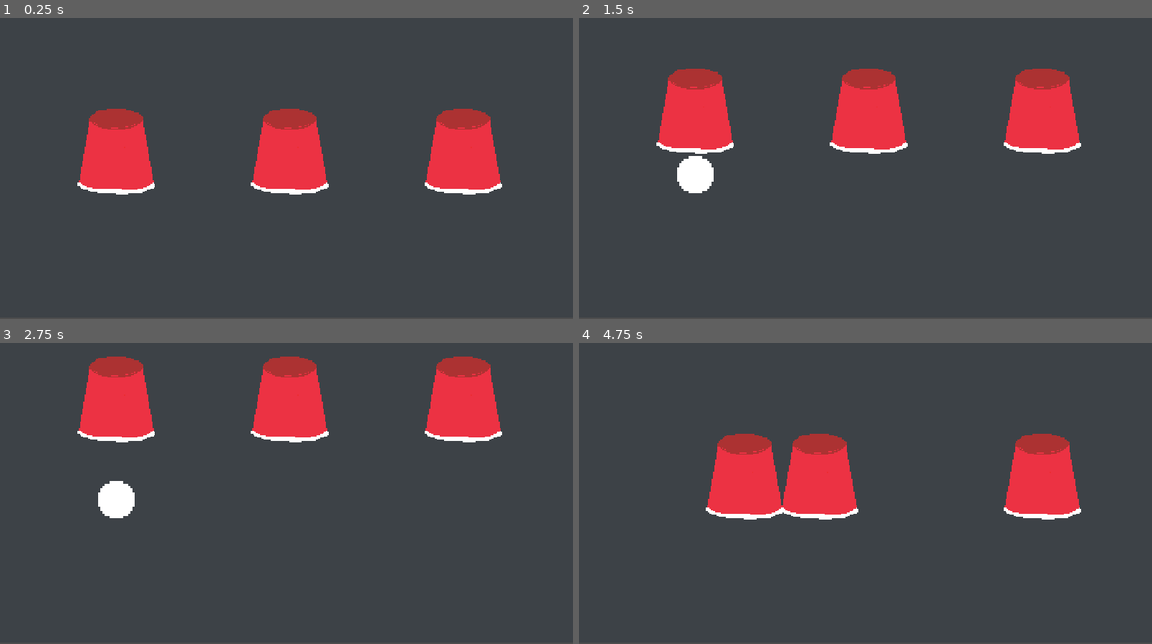
Above: before the commit, frames 1-4 (two rows, left to right).
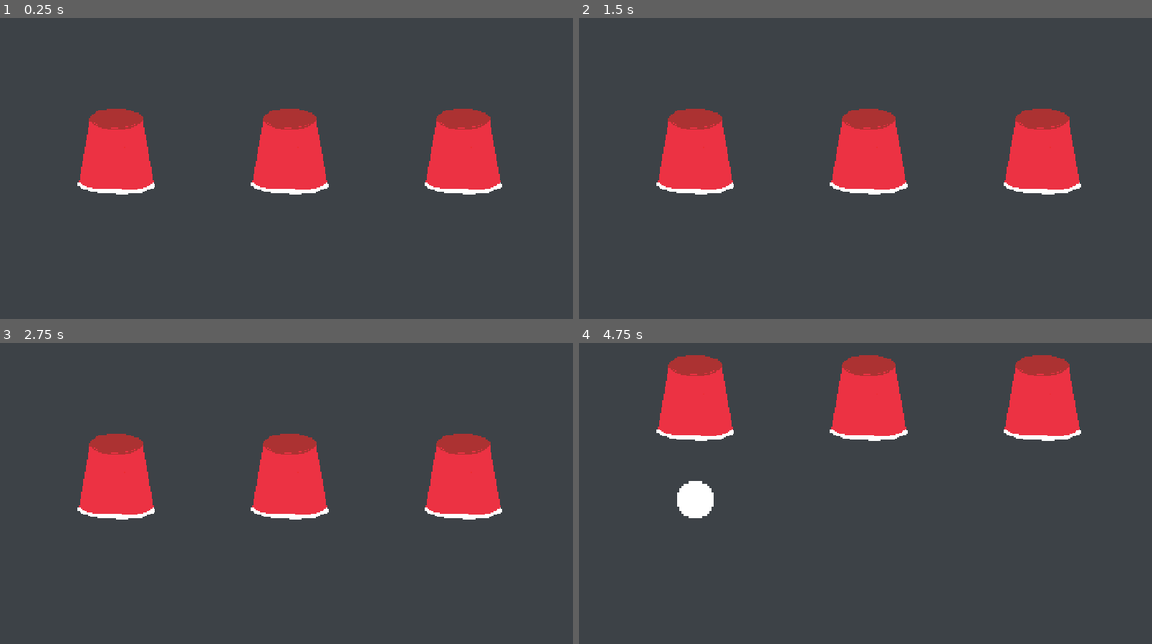
Above: after the commit, the same moments.

Repository: MonsterWook/GlobalGameJam2025
Game: Godot game, scene res://minigames/cupMinigame/cupMinigame.tscn
The game is run twice, just before and just after one commit, with the same random seed, the same clock (stepped at 60 frames per second) and the same inputs. The project has no main scene, so this scene is started directly.
Inputs (mouse positions are in pixels of both pictures, inside the frame that each line leads up to):
- Up to frame 1 (0.25 s): no input
- Up to frame 2 (1.5 s): tap Enter (ui_accept) at 0.5, 0.77 s; move the mouse to (693, 150) at 0.52 s; hold D (Right) from 0.53 s (still down); click (693, 150) at 0.6 s; move the mouse to (871, 141) at 1.27 s; tap Y (spawnCustomer) at 1.35 s
- Up to frame 3 (2.75 s): tap Enter (ui_accept) at 1.52 s; move the mouse to (464, 391) at 2.02 s; release D (Right) at 2.03 s; hold A (Left) from 2.03 s (still down); click (464, 391) at 2.1 s
- Up to frame 4 (4.75 s): move the mouse to (836, 550) at 2.77 s; release A (Left) at 2.78 s; hold D (Right) 2.78-4.28 s; tap Y (spawnCustomer) at 2.85, 4.35 s; tap Enter (ui_accept) at 3.02, 3.77, 4.52 s; move the mouse to (1037, 535) at 3.52 s; click (1037, 535) at 3.6 s; move the mouse to (693, 442) at 4.27 s; hold A (Left) from 4.28 s (still down)

The runs differ from the first frame. In frame 2, 12% of the frame differs, in the area x 13-88%, y 16-59%; in frame 3, 18%; in frame 4, 19%, in the area x 13-88%, y 4-59%.

Commit message:
fix to cupminigame

Diff:
--- a/minigames/cupMinigame/cupMinigame.gd
+++ b/minigames/cupMinigame/cupMinigame.gd
@@ -12,7 +12,7 @@
 
 # Called when the node enters the scene tree for the first time.
 func _ready():
-	await get_tree().create_timer(1).timeout
+	await get_tree().create_timer(3).timeout
 	animation_player.play("cupGame1")
 
 # Called every frame. 'delta' is the elapsed time since the previous frame.
--- a/minigames/cupMinigame/cupMinigame.tscn
+++ b/minigames/cupMinigame/cupMinigame.tscn
@@ -177,8 +177,10 @@
 [node name="ColorRect" type="ColorRect" parent="."]
 z_index = -2
 z_as_relative = false
-offset_right = 994.0
-offset_bottom = 538.0
+offset_left = -117.0
+offset_top = -136.0
+offset_right = 1211.0
+offset_bottom = 661.0
 mouse_filter = 2
 color = Color(0.238, 0.2597, 0.28, 1)
 
